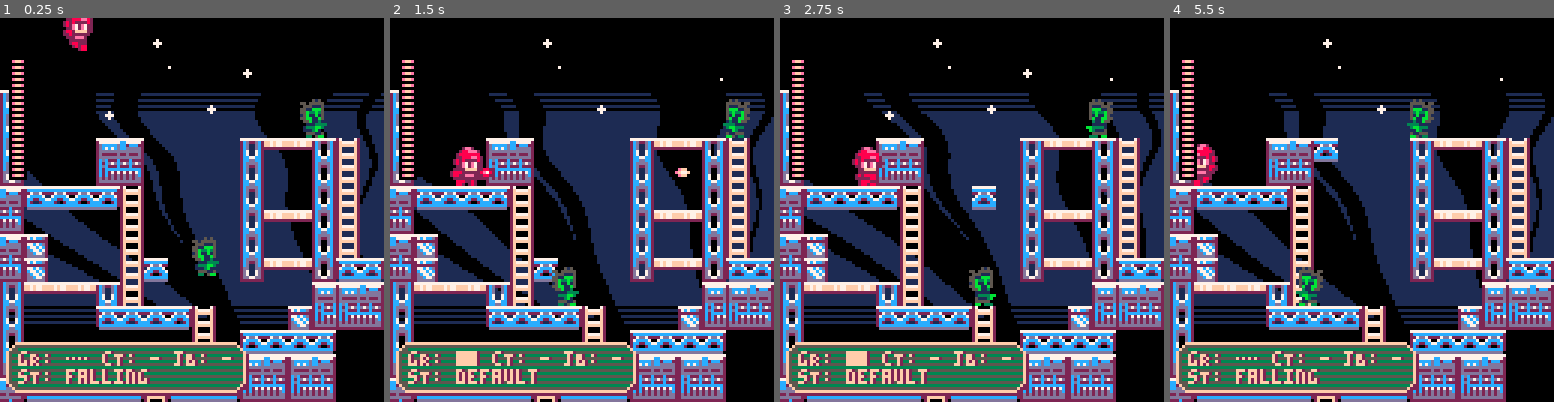
Above: before the commit, frames 1-4 (left to right).
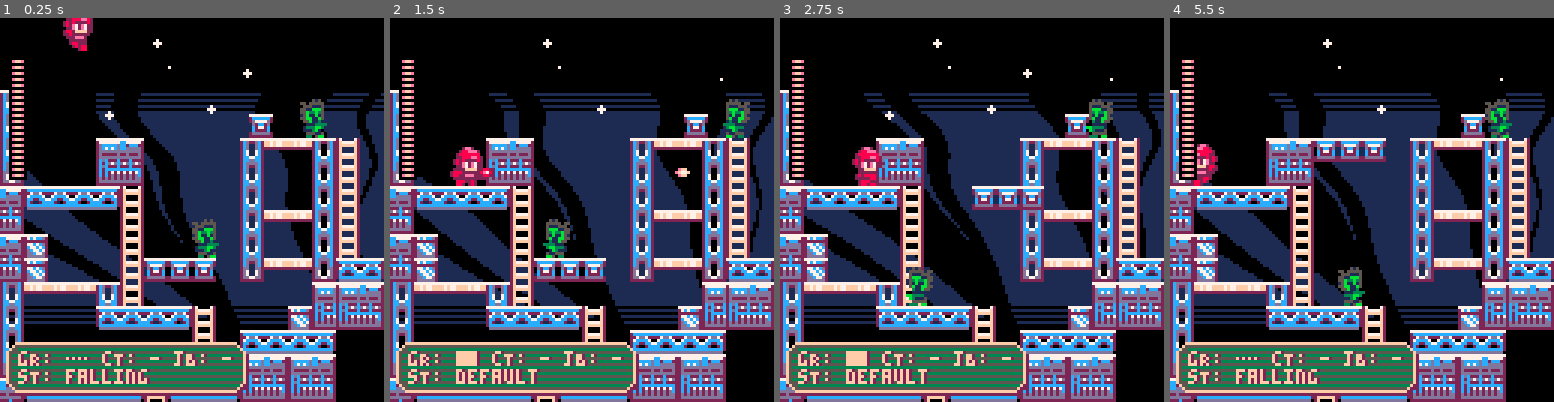
Above: after the commit, the same moments.

Repository: whckmstrjck/picoboy
Game: PICO-8 cartridge picoboy.p8
Two runs of this game, one before a commit and one after it. Both use one fixed random seed, a clock stepped at 60 frames per second and the inputs below.
Inputs:
- Up to frame 1 (0.25 s): no input
- Up to frame 2 (1.5 s): tap X (X key) at 0.33, 1.07 s; tap O (Z key) at 0.7 s
- Up to frame 3 (2.75 s): hold Right 1.6-2.1 s; tap O (Z key) at 1.7, 2.1, 2.5 s; tap X (X key) at 1.85 s; hold Up 2.15-2.42 s; hold Right from 2.47 s (still down)
- Up to frame 4 (5.5 s): tap O (Z key) every 0.4 s from 2.9 to 5.3 s; tap X (X key) at 2.97, 4.08, 5.2 s; release Right at 3.03 s; hold Left 3.08-3.58 s; hold Down 3.63-3.97 s; hold Right 4.02-4.68 s; hold Up 4.73-5.03 s; hold Left from 5.08 s (still down)

The runs differ from the first frame. In frame 1, 1.8% of the frame differs, in the area x 37-72%, y 25-69%; in frame 2, 2.1%; in frame 3, 2.2%; in frame 4, 3.2%, in the area x 32-90%, y 21-75%.

Commit message:
Fix platform initialization and enhance drawing logic for better visual feedback

Diff:
--- a/lua/_init.lua
+++ b/lua/_init.lua
@@ -7,10 +7,10 @@
   })
 
   platforms = {
-    Platform:new({ sequence = { { 48, 64 }, { 64, 40 }, { 48, 24 } } })
+    Platform:new({ width = 24, sequence = { { 48, 64 }, { 64, 40 }, { 48, 24 } } }),
     -- Platform:new({ x = 40, y = 10, width = 16, range = 20 }),
     -- Platform:new({ x = 64, y = 24, width = 16, range = 44, type = 'semisolid' }),
-    -- Platform:new({ x = 80, y = 16, width = 8, range = 48, type = 'solid', direction = 'horizontal', moving = true })
+    Platform:new({ x = 80, y = 16, width = 8, range = 3 * 8, type = 'solid', direction = 'horizontal', moving = true })
   }
   -- platforms = {}
   enemies = {}
--- a/lua/classes/platform.lua
+++ b/lua/classes/platform.lua
@@ -100,17 +100,22 @@
   draw = function(_ENV)
     local draw = true
     if sequence != nil then
-      if time_current > (time_max - 6) then
+      if time_current > (time_max - 8) then
         pal_set_all(7)
       end
+      if time_current > (time_max - 4) then
+        pal_set_all(2)
+      end
+
       if time_current < 32 then
+        pal_set_all(8)
         draw = time_current % 4 < 2
       end
     end
 
     if draw then
       for i = 0, width - 8, 8 do
-        spr(type == 'solid' and 130 or 177, x + i, y)
+        spr(type == 'solid' and 132 or 148, x + i, y)
       end
     end
     -- rectfill(x, y, x + width - 1, y + height - 1, 5)
--- a/picoboy.p8
+++ b/picoboy.p8
@@ -90,19 +90,19 @@
 00000000000000000000000000000000000000000000000000000000000000000000000000000000000000000000000000000000000000000000000000000000
 00000000000000000000000000000000000000000000000000000000000000000000000000000000000000000000000000000000000000000000000000000000
 00000000000000000000000000000000000000000000000000000000000000000000000000000000000000000000000000000000000000000000000000000000
-77777777777777777777777777777777000000000000000000000000000000000000000000000000000000000000000000000000000000000000000000000000
-2cd22dc22cccccccccccccccccccccc2000000000000000000000000000000000000000000000000000000000000000000000000000000000000000000000000
-2cd00dc2227dd722227dd722227dd722000000000000000000000000000000000000000000000000000000000000000000000000000000000000000000000000
-2cd00dc227cccc7007cccc7007cccc72000000000000000000000000000000000000000000000000000000000000000000000000000000000000000000000000
-2c7007c22cc22cc77cc22cc77cc22cc2000000000000000000000000000000000000000000000000000000000000000000000000000000000000000000000000
-2c7007c22c2002cccc2002cccc2002c2000000000000000000000000000000000000000000000000000000000000000000000000000000000000000000000000
-2cc77cc22cccccccccccccccccccccc2000000000000000000000000000000000000000000000000000000000000000000000000000000000000000000000000
-2ccddcc20dddddddddddddddddddddd0000000000000000000000000000000000000000000000000000000000000000000000000000000000000000000000000
-2cddddc2777777777777777727000072000000000000000000000000000000000000000000000000000000000000000000000000000000000000000000000000
-2cd22dc227777777cc7777722f7777f2000000000000000000000000000000000000000000000000000000000000000000000000000000000000000000000000
-2cd00dc22dcccccdcc2ccc222ffffff2000000000000000000000000000000000000000000000000000000000000000000000000000000000000000000000000
-2cd00dc22dc7c7cdccddddd22f0000f2000000000000000000000000000000000000000000000000000000000000000000000000000000000000000000000000
-2c7007c22dddddddddddddd22f0000f2000000000000000000000000000000000000000000000000000000000000000000000000000000000000000000000000
+77777777777777777777777777777777777777770000000000000000000000000000000000000000000000000000000000000000000000000000000000000000
+2cd22dc22cccccccccccccccccccccc22cccccc20000000000000000000000000000000000000000000000000000000000000000000000000000000000000000
+2cd00dc2227dd722227dd722227dd7222d7777d20000000000000000000000000000000000000000000000000000000000000000000000000000000000000000
+2cd00dc227cccc7007cccc7007cccc720d2cc2d00000000000000000000000000000000000000000000000000000000000000000000000000000000000000000
+2c7007c22cc22cc77cc22cc77cc22cc20c2772c00000000000000000000000000000000000000000000000000000000000000000000000000000000000000000
+2c7007c22c2002cccc2002cccc2002c20c2222c00000000000000000000000000000000000000000000000000000000000000000000000000000000000000000
+2cc77cc22cccccccccccccccccccccc22dddddd20000000000000000000000000000000000000000000000000000000000000000000000000000000000000000
+2ccddcc20dddddddddddddddddddddd0222222220000000000000000000000000000000000000000000000000000000000000000000000000000000000000000
+2cddddc2777777777777777727000072777777770000000000000000000000000000000000000000000000000000000000000000000000000000000000000000
+2cd22dc227777777cc7777722f7777f22cccccc20000000000000000000000000000000000000000000000000000000000000000000000000000000000000000
+2cd00dc22dcccccdcc2ccc222ffffff22ddccdd20000000000000000000000000000000000000000000000000000000000000000000000000000000000000000
+2cd00dc22dc7c7cdccddddd22f0000f227dddd720000000000000000000000000000000000000000000000000000000000000000000000000000000000000000
+2c7007c22dddddddddddddd22f0000f2022222200000000000000000000000000000000000000000000000000000000000000000000000000000000000000000
 2c7007c22d22222d22d222d22f7777f2000000000000000000000000000000000000000000000000000000000000000000000000000000000000000000000000
 2cc77cc22dddddddddddddd22ffffff2000000000000000000000000000000000000000000000000000000000000000000000000000000000000000000000000
 2ccddcc22cdc222c222c22222f0000f2000000000000000000000000000000000000000000000000000000000000000000000000000000000000000000000000
@@ -254,7 +254,7 @@
 
 __gff__
 0000000000000000000000000000000000000000000000000000000000000000000000000000000000000000000000000000000000000000000000000000000000000000000000000000000000000000000000000000000000000000000000000000000000000000000000000000000000000000000000000000000000000000
-010101010000000000000000000000000101010c000000000000000000000000010101080000000000000000000000000404040300000000000000000000000000000000000000000000000000000000000000000000000000000000000000000000000000000000000000000000000000000000000000000000000000000000
+010101010100000000000000000000000101010c040000000000000000000000010101080000000000000000000000000404040300000000000000000000000000000000000000000000000000000000000000000000000000000000000000000000000000000000000000000000000000000000000000000000000000000000
 __map__
 0000000000000000000000000000000000000000000000000000000000000000000000000000000000000000000000000000000000000000000000000000000000000000000000000000000000000000000000000000000000000000000000000000000000000000000000000000000000000000000000000000000000000000
 8000000000000000000000000000000000000000b30000000000000000000000000000000000000000000000000000000000000000000000000000000000000000000000000000000000000000000000000000000000000000000000000000000000000000000000000000000000000000000000000000000000000000000000
